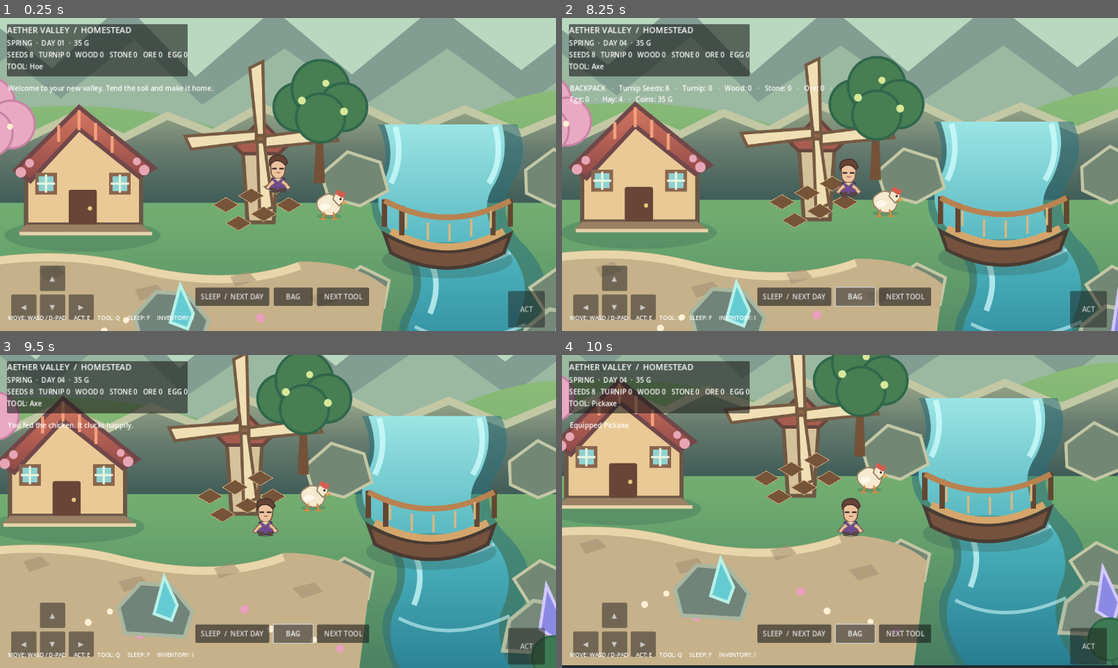
Above: before the commit, frames 1-4 (two rows, left to right).
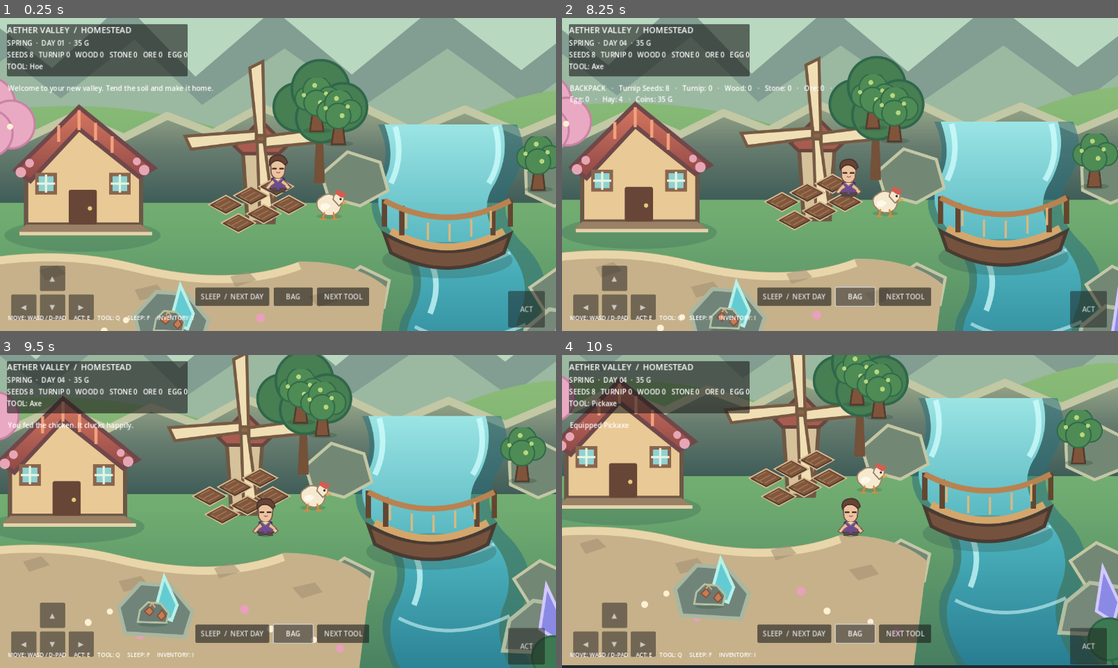
Above: after the commit, the same moments.

Repository: rintatia/aether-valley
Game: Godot game, scene res://scenes/main.tscn
Same seed, same stepped clock (60 frames per second), same inputs: the game is played once before the commit and once after it.
Inputs:
- Up to frame 1 (0.25 s): no input
- Up to frame 2 (8.25 s): click "SLEEP / NEXT DAY" at 0.5 s; click "SLEEP / NEXT DAY" at 1.25 s; click "NEXT TOOL" at 2 s; click "NEXT TOOL" at 2.75 s; click "▲" at 3.5 s; click "▼" at 4.25 s; click "◀" at 5 s; click "▶" at 5.75 s; click "ACT" at 6.5 s; click "BAG" at 7.25 s; tap Enter at 8 s; hold D (move_right) from 8.03 s (still down); hold F (advance_day) from 8.03 s (still down)
- Up to frame 3 (9.5 s): release D (move_right) at 8.78 s; release F (advance_day) at 8.78 s; hold S (move_down) from 8.78 s (still down); tap E (interact) at 8.85 s
- Up to frame 4 (10 s): release S (move_down) at 9.53 s; hold D (move_right) from 9.53 s (still down); hold Q (tool_next) from 9.53 s (still down)

The runs differ from the first frame. In frame 1, 2.2% of the frame differs, in the area x 27-100%, y 19-100%; in frame 2, 2.3%; in frame 3, 2.3%; in frame 4, 2.3%, in the area x 23-98%, y 0-81%.

Commit message:
world: integrate illustrated farm plots, crops and resource sprites

Diff:
--- a/scripts/world.gd
+++ b/scripts/world.gd
@@ -6,6 +6,10 @@
 const AUTOSAVE_HINT := "Progress saves automatically"
 const VALLEY_TEXTURE: Texture2D = preload("res://assets/world/spring_valley_environment.svg")
 const CHICKEN_TEXTURE: Texture2D = preload("res://assets/animals/chicken.svg")
+const PLOT_TEXTURE: Texture2D = preload("res://assets/farming/tilled_plot.svg")
+const TURNIP_TEXTURE: Texture2D = preload("res://assets/farming/turnip_crop.svg")
+const TREE_TEXTURE: Texture2D = preload("res://assets/resources/oak_tree.svg")
+const ROCK_TEXTURE: Texture2D = preload("res://assets/resources/copper_rock.svg")
 
 var player: CharacterBody2D
 var day := 1
@@ -323,6 +327,7 @@
 func _draw() -> void:
 	# Use the designed Spring Valley environment instead of the debug diamond field.
 	draw_texture(VALLEY_TEXTURE, Vector2(-160, -140))
+	_draw_resources()
 	_draw_plots()
 	_draw_chicken()
 
@@ -332,26 +337,22 @@
 func _draw_plots() -> void:
 	for plot in plots:
 		var p: Vector2 = plot.position
-		var color := Color("#76543a")
-		if str(plot.state) == "tilled":
-			color = Color("#68452f")
-		elif str(plot.state) == "planted":
-			color = Color("#526f3d")
-		elif str(plot.state) == "ripe":
-			color = Color("#8b7b37")
-		var points := PackedVector2Array([p + Vector2(0, -17), p + Vector2(29, 0), p + Vector2(0, 17), p + Vector2(-29, 0)])
-		draw_colored_polygon(points, color)
-		draw_polyline(PackedVector2Array([points[0], points[1], points[2], points[3], points[0]]), Color("#c8a77b"), 1.5)
+		draw_texture_rect(PLOT_TEXTURE, Rect2(p - Vector2(42, 25), Vector2(84, 50)), false)
 		if str(plot.state) in ["planted", "ripe"]:
-			var height := 8.0 + float(plot.get("growth", 0)) * 4.0
-			draw_line(p + Vector2(0, 2), p + Vector2(0, -height), Color("#5b9a48"), 3.0)
-			draw_circle(p + Vector2(-5, -height), 5.0, Color("#7ebc55"))
-			draw_circle(p + Vector2(5, -height - 2), 5.0, Color("#9bcf61"))
+			var crop_scale := 0.62 if str(plot.state) == "planted" else 0.82
+			draw_set_transform(p + Vector2(0, -14), 0.0, Vector2(crop_scale, crop_scale))
+			draw_texture(TURNIP_TEXTURE, Vector2(-48, -56))
+			draw_set_transform(Vector2.ZERO)
 		if bool(plot.watered):
-			draw_circle(p + Vector2(20, -11), 3.0, Color("#79c9ed"))
+			draw_circle(p + Vector2(27, -17), 5.0, Color("#a4e6ef"))
 
 func _draw_resources() -> void:
-	pass
+	for tree in trees:
+		var p: Vector2 = tree.position
+		draw_texture_rect(TREE_TEXTURE, Rect2(p - Vector2(55, 88), Vector2(110, 132)), false)
+	for rock in rocks:
+		var p: Vector2 = rock.position
+		draw_texture_rect(ROCK_TEXTURE, Rect2(p - Vector2(42, 33), Vector2(84, 66)), false)
 
 func _draw_chicken() -> void:
 	var p := Vector2(760, 430)
